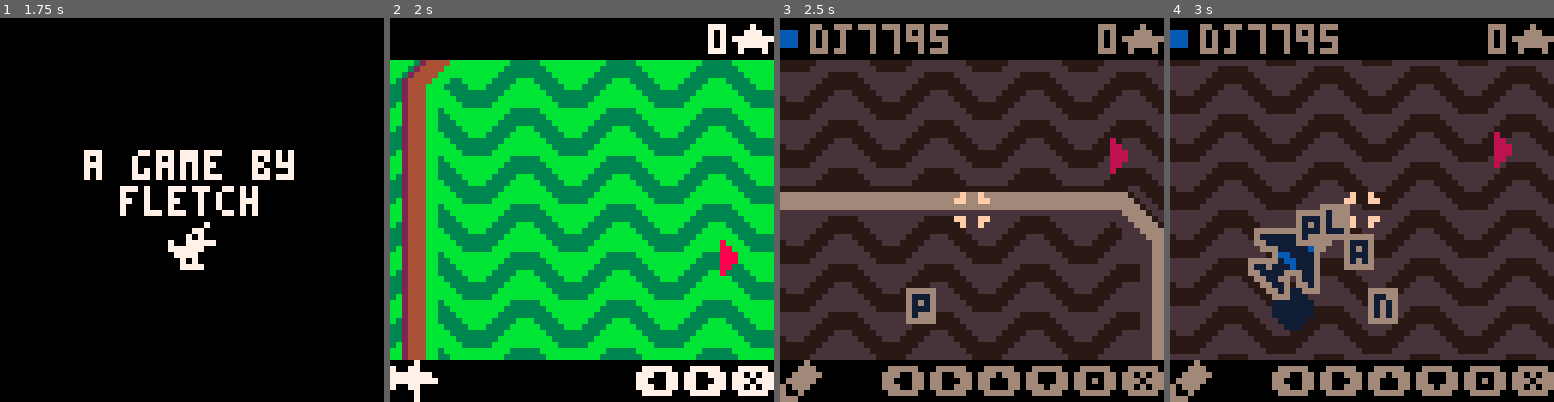
Above: before the commit, frames 1-4 (left to right).
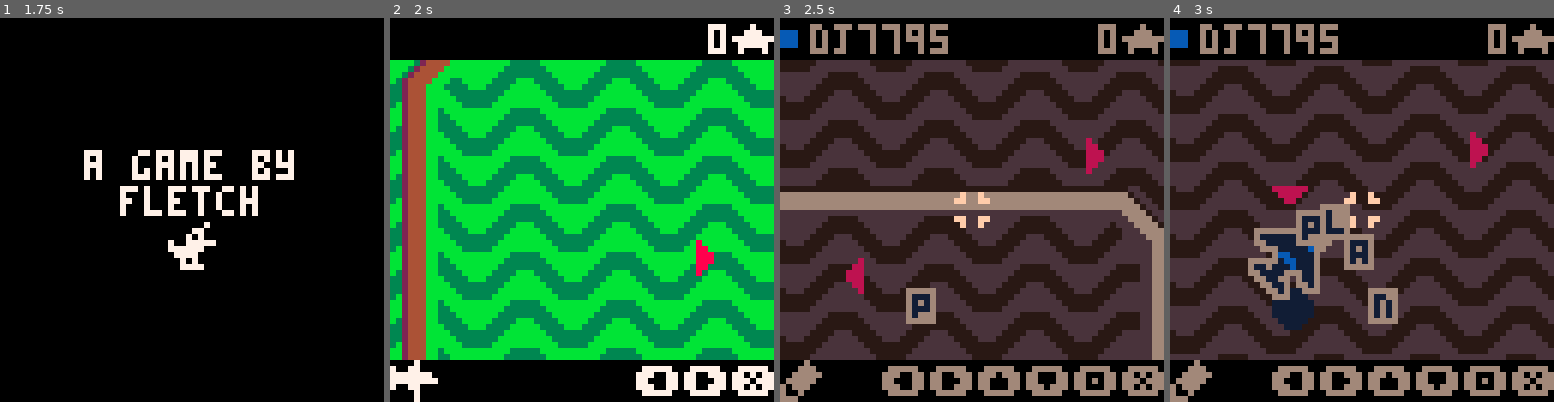
Above: after the commit, the same moments.

Repository: fletchmakes/oops-airlines
Game: PICO-8 cartridge oops-airlines.p8
Same seed, same stepped clock (60 frames per second), same inputs: the game is played once before the commit and once after it.
Inputs:
- Up to frame 1 (1.75 s): tap X (X key) at 0.33, 1.07 s; tap O (Z key) at 0.7, 1.7 s; hold Right from 1.6 s (still down)
- Up to frame 2 (2 s): keep holding Right; tap X (X key) at 1.85 s
- Up to frame 3 (2.5 s): release Right at 2.1 s; tap O (Z key) at 2.1 s; hold Up 2.15-2.42 s; hold Right from 2.47 s (still down)
- Up to frame 4 (3 s): keep holding Right; tap O (Z key) at 2.5, 2.9 s; tap X (X key) at 2.97 s

Frame 1 is identical in both runs. In frame 2, 0.6% of the frame differs, in the area x 79-91%, y 57-68%; in frame 3, 0.9%, in the area x 17-91%, y 31-72%; in frame 4, 0.9%.

Commit message:
colored path changes

Diff:
--- a/oops-airlines.p8
+++ b/oops-airlines.p8
@@ -253,7 +253,10 @@
 
 	if mode == "PLAN" then
 		-- airport indicator
-		spr(9, hangar.x-4, hangar.y-8+sin(t())*2.5, 1, 1, false, true)
+		spr(9, hangar.x-4, hangar.y-4+sin(t())*2.5, 1, 1, false, true)
+
+		-- current plane indicator
+		spr(9, plan_plane.x+4, plan_plane.y-8+sin(t())*2.5, 1, 1, false, true)
 
 		-- last plan node delete UI
 		if last_plan_node ~= nil then
@@ -290,8 +293,12 @@
     poke(0x5f54, 0x00)
 
 	-- game ui
+	draw_crosshair()
 	draw_airport_arrow()
-	draw_crosshair()
+
+	if mode == "PLAN" then
+		draw_plan_plane_arrow()
+	end
 
 	-- animations
 	if (not _qisempty(animation.queue)) and costatus(_qpeek(animation.queue)) ~= 'dead' then
@@ -656,9 +663,14 @@
 		if self.status ~= "ROUTING" then return end
 		if self.next_node == nil then return end
 
+		-- default to gray
+		local draw_col = 6
+		if mode == "PLAN" and plan_plane.idx == self.idx then draw_col = self.color end
+		if cam.track_target ~= nil and cam.track_target.idx == self.idx then draw_col = self.color end
+
 		-- draw current heading
-		line(self.x+8, self.y+8, self.next_node.x+8, self.next_node.y+8, self.color)
-		circfill(self.next_node.x+8, self.next_node.y+8, 2, self.color)
+		line(self.x+8, self.y+8, self.next_node.x+8, self.next_node.y+8, draw_col)
+		circfill(self.next_node.x+8, self.next_node.y+8, 2, draw_col)
 
 		print(#self.nodes, 0, 0, 7)
 
@@ -666,8 +678,8 @@
 		local cursor = self.next_node
 		for i=self.nodes.first+2,self.nodes.last do
 			local n = self.nodes[i]
-			line(cursor.x+8, cursor.y+8, n.x+8, n.y+8, self.color)
-			circfill(n.x+8, n.y+8, 2, self.color)
+			line(cursor.x+8, cursor.y+8, n.x+8, n.y+8, draw_col)
+			circfill(n.x+8, n.y+8, 2, draw_col)
 			cursor = n
 		end
 	end
@@ -691,13 +703,37 @@
 	if distance / (1/cam.zoom) <= 32 then return end
 
 	local sy = sin(theta) * 20 + 28
-	local sx = cos(theta) * 20 + 32
+	local sx = cos(theta) * 20 + 28
 
 	if theta > 0.875 or theta < 0.125 then
 		spr(8, sx, sy)
 	elseif theta <= 0.875 and theta >= 0.5 then
 		spr(9, sx, sy, 1, 1, false, true)
 	elseif theta >= 0.125 and theta <= 0.5 then
+		spr(9, sx, sy)
+	end
+end
+
+function draw_plan_plane_arrow()
+	local cx,cy = cam.x + 64, cam.y + 64 -- center of the screen
+	local ax,ay = plan_plane.x+8, plan_plane.y+8 -- center of plan_plane
+
+	local theta = atan2(ax-cx, ay-cy)
+	local distance = sqrt((ax-cx)*(ax-cx)+(ay-cy)*(ay-cy))
+
+	-- if the plane is on the screen, just don't show
+	if distance / (1/cam.zoom) <= 32 then return end
+
+	local sy = sin(theta) * 20 + 28
+	local sx = cos(theta) * 20 + 28
+
+	if theta > 0.875 or theta <= 0.125 then
+		spr(8, sx, sy)
+	elseif theta <= 0.875 and theta > 0.625 then
+		spr(9, sx, sy, 1, 1, false, true)
+	elseif theta <= 0.625 and theta > 0.375 then
+		spr(8, sx, sy, 1, 1, true)
+	elseif theta <= 0.375 and theta > 0.125 then
 		spr(9, sx, sy)
 	end
 end
@@ -892,8 +928,8 @@
 	print(yellowfl, 224-(#yellowfl*4/2)+offset, 42, 7)
 
 	-- try again
-	print(chr(142), 0, 58, 7)
-	spr(13, 7, 56)
+	print(chr(142), 25, 58, 7)
+	spr(13, 33, 56)
 
 	-- pagination buttons
 	if page > 0 then print(chr(139), 0, 40+sin(t()/4)*3) end -- left
